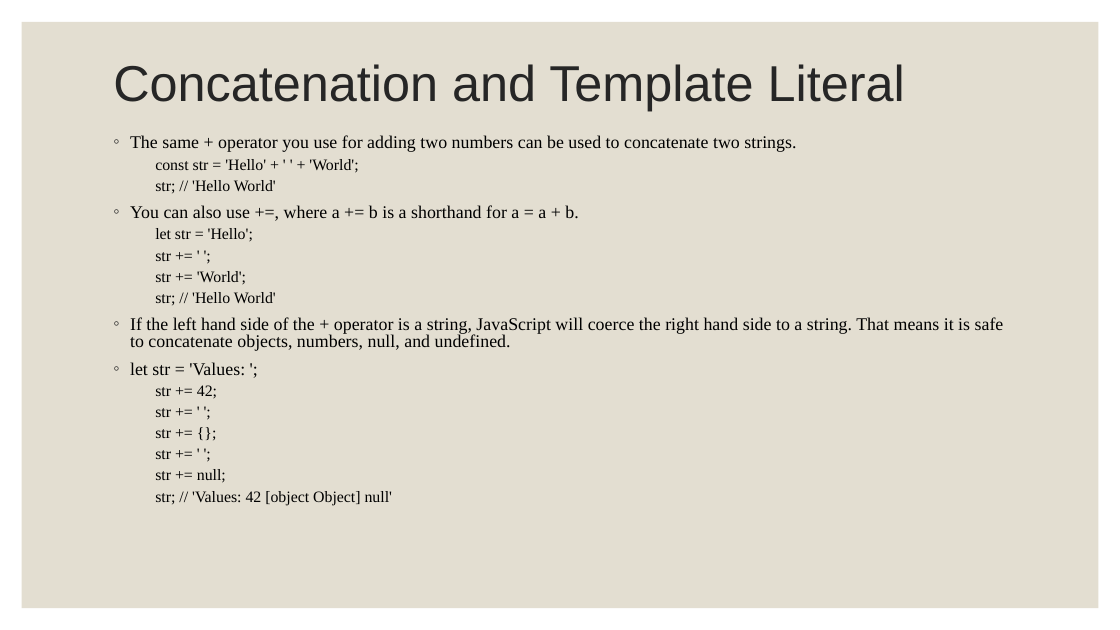
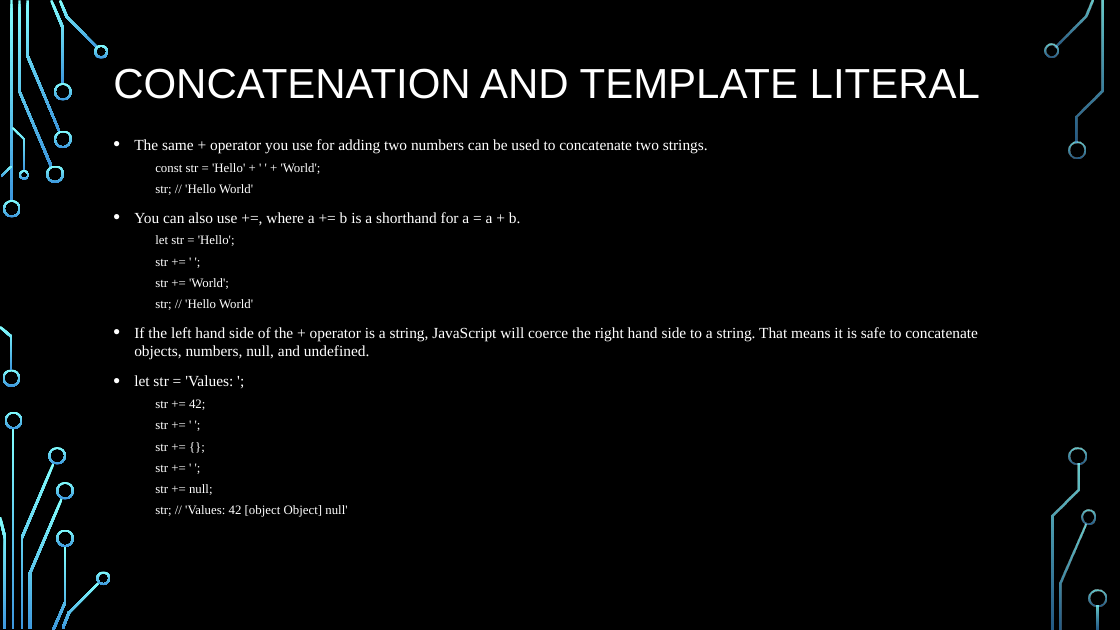
Before and after one commit to PramodJana/JavaScript, a slide deck: slide 8 of GFG JS Course Curriculam/Articles/001 Basics of JavaScript.pptx. Drawn at 1120x630 pixels with LibreOffice and Linux fonts; fonts in the diff are those of the drawing; background and template pictures are left out. Boxes give left, top, right and bottom in pixels: in the first picture for what was removed or moved away, otherwise in the second. Text is boxed around its words. In the diff, an @@ line names an element or a change of style, - is before the commit and + after.

```diff
--- a/GFG JS Course Curriculam/Articles/001 Basics of JavaScript.pptx
+++ b/GFG JS Course Curriculam/Articles/001 Basics of JavaScript.pptx
@@ background #FFFFFF to picture (left out) @@
@@ rectangle removed at [22, 22, 1099, 608] @@
@@ title at [113, 68, 980, 99]: text changed; size 43.2 to 36 pt; text colour #262626 to #FFFFFF @@
-Concatenation and Template Literal
+CONCATENATION AND TEMPLATE LITERAL
@@ text "The same + operator you ..." at [134, 139, 978, 517]: size 15.3 to 13.2 pt in "The same + operator you use for ...", "You can also use +=, where a ...", "If the left hand side of the ...", "let str = 'Values: ';"; text colour #000000 to #FFFFFF; size 13.6 to 11 pt in "const str = 'Hello' + ' ' ...", "str; // 'Hello World'", "let str = 'Hello';", "str += ' ';" and 8 more places; bullet ◦ to •; line spacing 0.8 to 1; more space between paragraphs @@
@@ group added at [0, 0, 1107, 630]: 33 freeform shapes, 3 rectangles @@
```
Also in this commit, not shown: 15 other slides changed.
